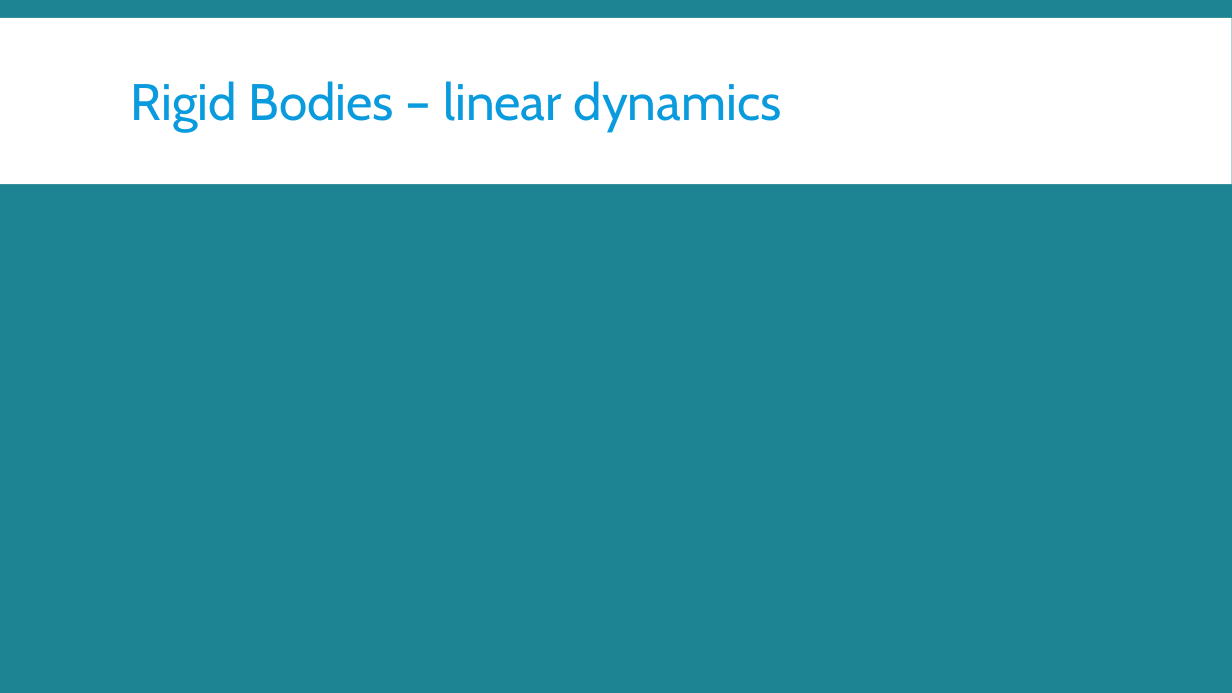
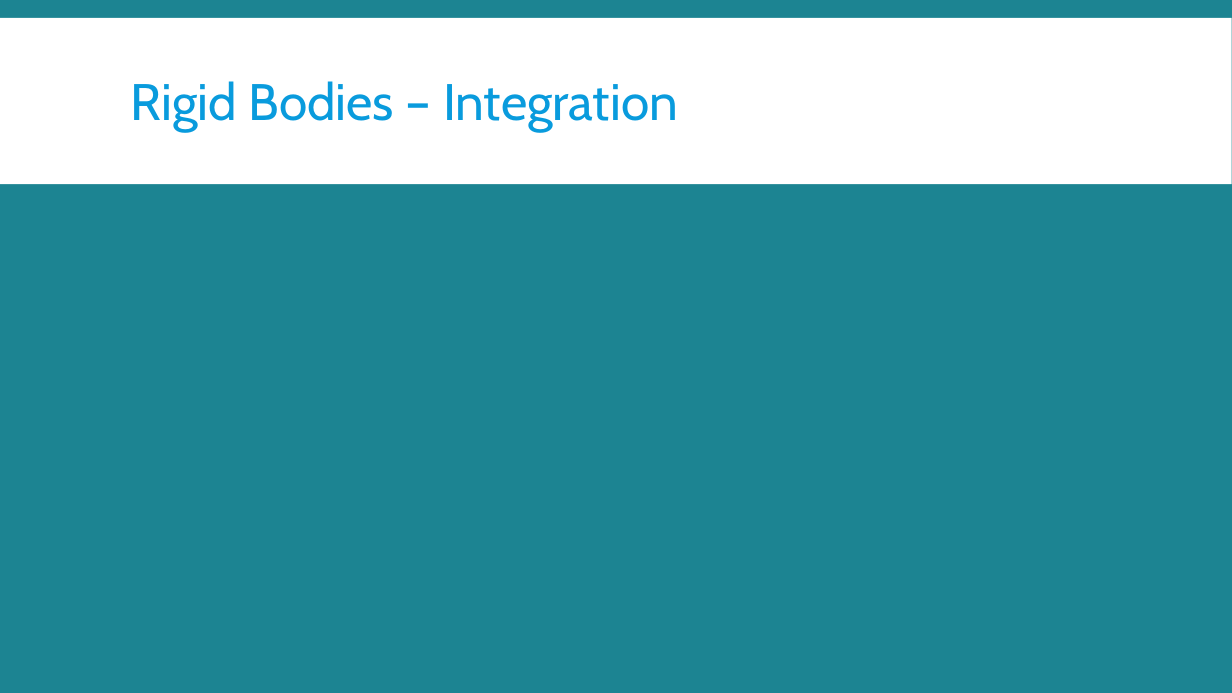
Before and after one commit to migiesmith/Physics-based-Animation-Coursework, a slide deck: slide 16 of Presentation/Inverse Kinematics and Particles.pptx (slide 14 before the commit). Drawn at 1232x693 pixels with LibreOffice and Linux fonts; fonts in the diff are those of the drawing; grey boxes stand for pictures. Boxes give left, top, right and bottom in pixels: in the first picture for what was removed or moved away, otherwise in the second. Text is boxed around its words. In the diff, an @@ line names an element or a change of style, - is before the commit and + after.

Commit message:
Presentation Done

```diff
--- a/Presentation/Inverse Kinematics and Particles.pptx
+++ b/Presentation/Inverse Kinematics and Particles.pptx
@@ title at [131,81,678,131]: text changed @@
-Rigid Bodies – linear dynamics
+Rigid Bodies – Integration
```
Also in this commit, not shown: 5 other slides changed, 7 slides added, 4 slides removed, 29 other files.
